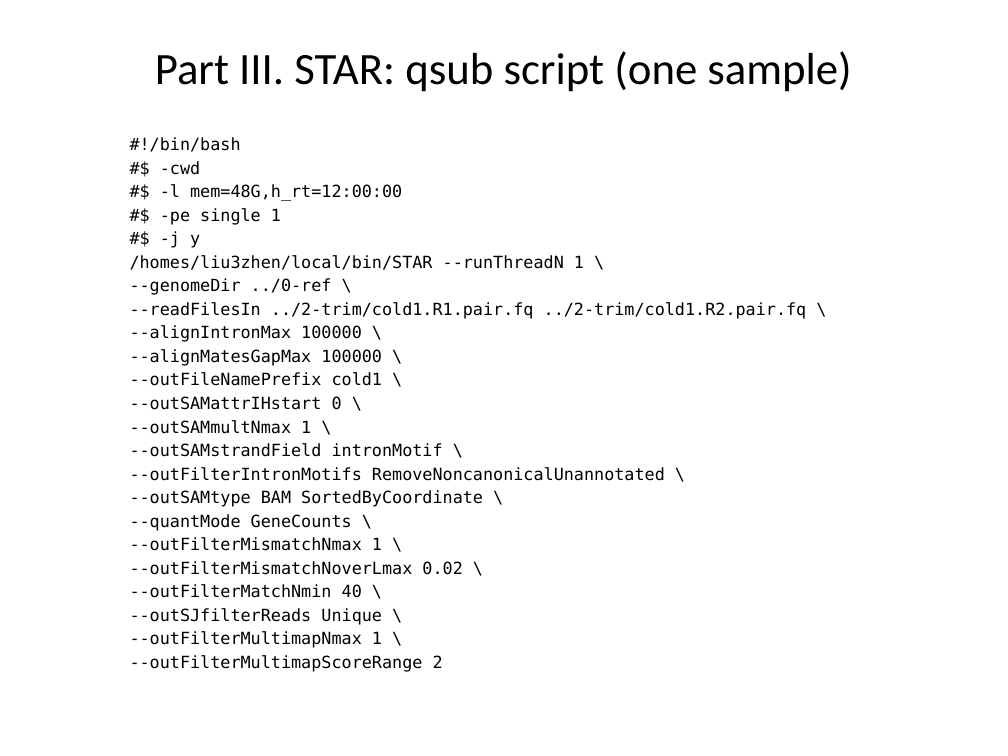
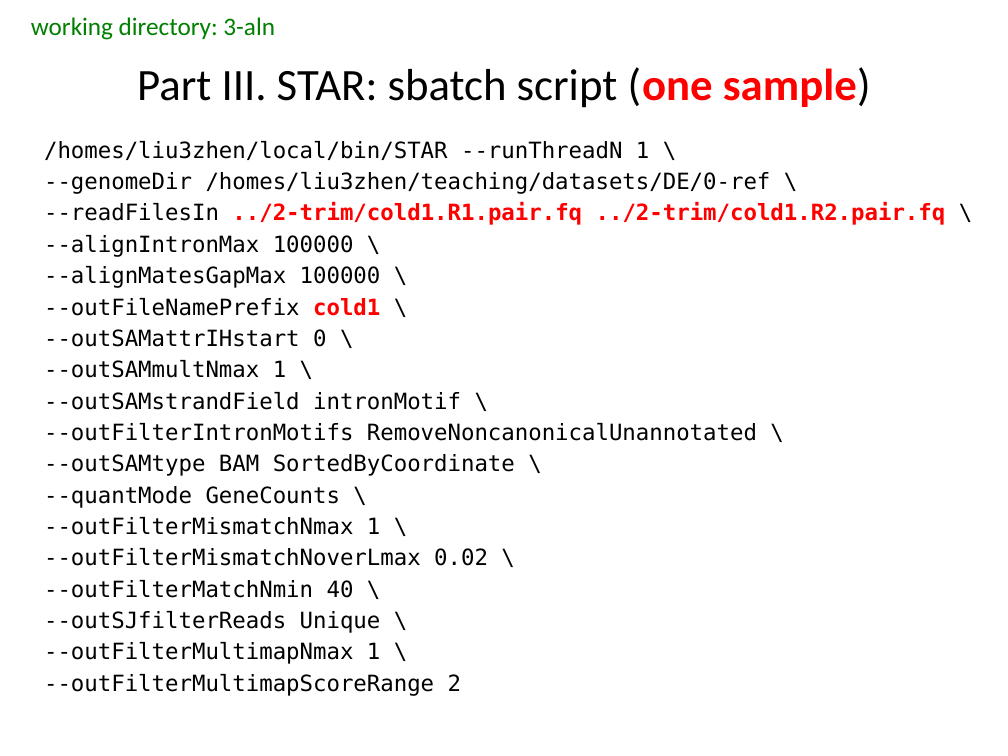
Before and after one commit to liu3zhenlab/teaching, a slide deck: slide 16 of PLPTH813Bioinformatis/2021/inclassProjects/lecture02_in-class-project/RNA-Seq/in-class.project_DE.pptx (slide 14 before the commit). Drawn at 1008x756 pixels with LibreOffice and Linux fonts; fonts in the diff are those of the drawing. Boxes give left, top, right and bottom in pixels: in the first picture for what was removed or moved away, otherwise in the second. Text is boxed around its words. In the diff, an @@ line names an element or a change of style, - is before the commit and + after.

```diff
--- a/PLPTH813Bioinformatis/2021/inclassProjects/lecture02_in-class-project/RNA-Seq/in-class.project_DE.pptx
+++ b/PLPTH813Bioinformatis/2021/inclassProjects/lecture02_in-class-project/RNA-Seq/in-class.project_DE.pptx
@@ text added at (31, 17, 275, 40), 18 pt, text #008000 @@
+working directory: 3-aln
@@ title at (137, 67, 871, 108): text changed @@
-Part III. STAR: qsub script (one sample)
+Part III. STAR: sbatch script (one sample)
@@ text "/homes/liu3zhen/local/bin/STAR --runThreadN 1 \": place and size @@
-text "/homes/liu3zhen/local/bin/STAR --runThreadN 1 \" at (130, 137, 807, 672)
+text "/homes/liu3zhen/local/bin/STAR --runThreadN 1 \" at (44, 141, 946, 696)
@@ text at (44, 141, 946, 696): size 12 to 16 pt; text colour #000000 to #FF0000, bold on in "../2-trim/cold1.R1.pair.fq ../2-trim/cold1.R2.pair.fq", "cold1" @@
@@ text at (130, 137, 402, 248): paragraphs removed @@
-#!/bin/bash
-#$ -cwd
-#$ -l mem=48G,h_rt=12:00:00
-#$ -pe single 1
-#$ -j y
@@ text at (44, 172, 771, 194): text changed; size 12 to 16 pt @@
---genomeDir ../0-ref \
+--genomeDir /homes/liu3zhen/teaching/datasets/DE/0-ref \
```
Also in this commit, not shown: 14 other slides changed, 4 slides added, 2 slides removed, 19 other files.
